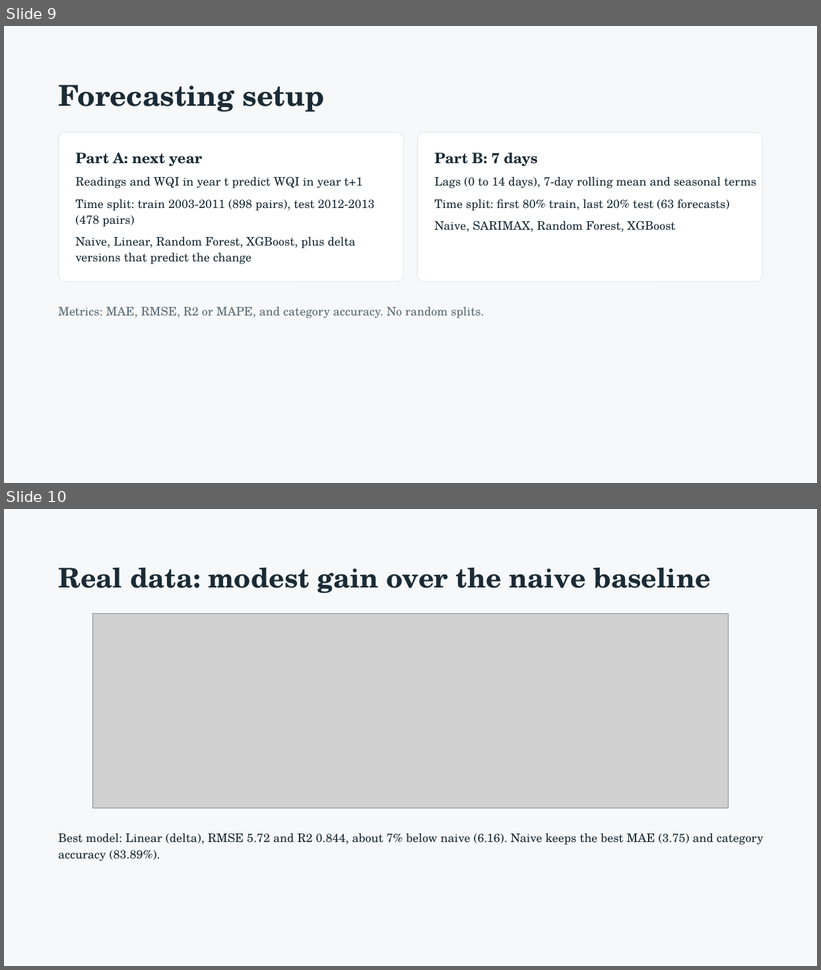
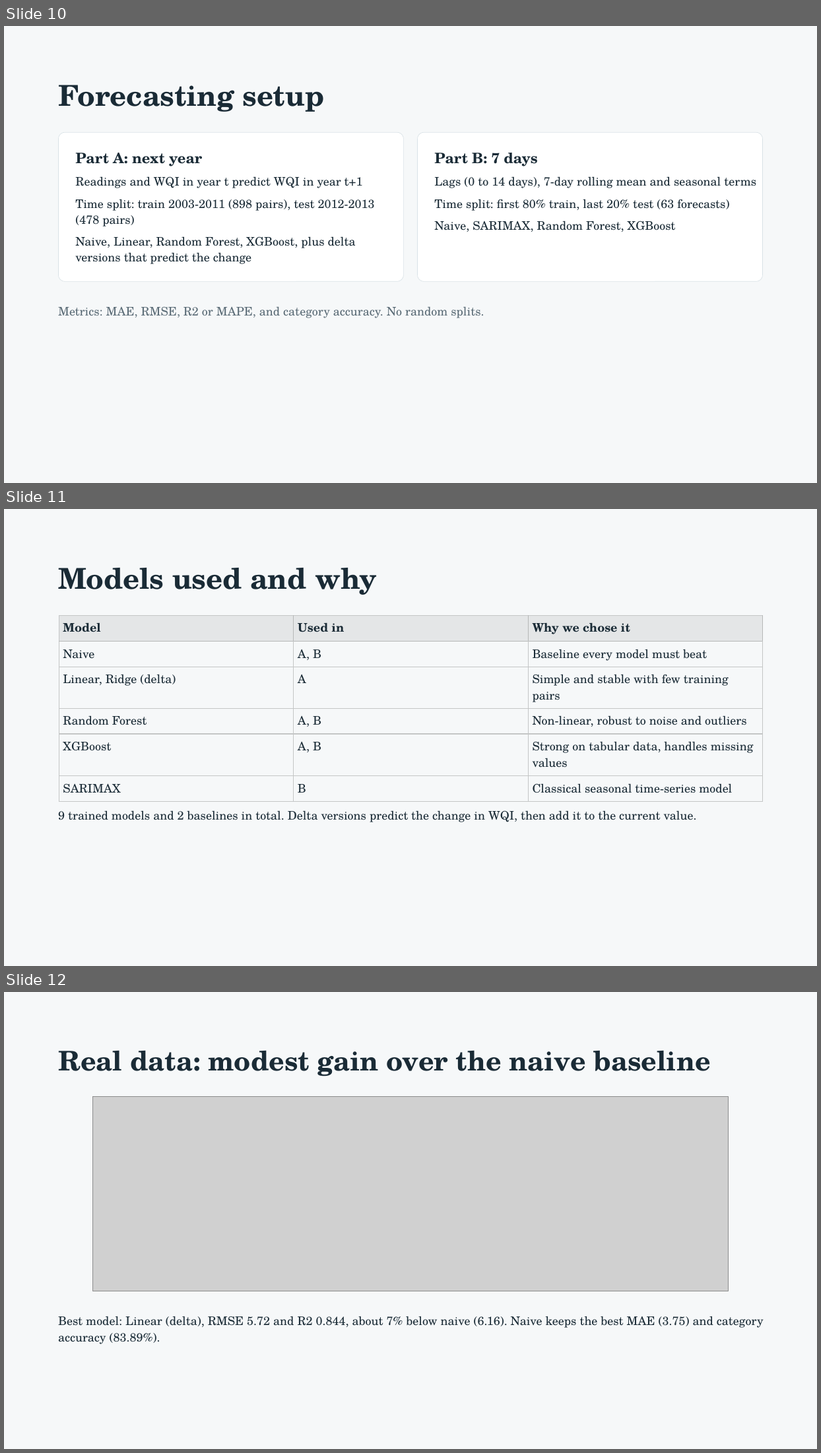
Before and after one commit to princesahu500000-cpu/ai-water-quality-forecasting, a slide deck: report/AI Water Quality Forecasting System - CSE276 CA1 (P18).pptx. Shown one above the other, each under a label of ours: slides 9 and 10 before the commit, slides 10, 11 and 12 after it. The pictures are 821x970 and 821x1453 pixels, drawn with LibreOffice and Linux fonts; fonts in the diff are those of the drawing; grey boxes stand for pictures. Boxes give left, top, right and bottom in pixels: in the first picture for what was removed or moved away, otherwise in the second. Text is boxed around its words. In the diff, an @@ line names an element or a change of style, - is before the commit and + after.

```diff
--- a/report/AI Water Quality Forecasting System - CSE276 CA1 (P18).pptx
+++ b/report/AI Water Quality Forecasting System - CSE276 CA1 (P18).pptx
@@ slide 11 added at box(4, 509, 817, 966), background #F6F8F9 @@
@@ title added at box(58, 568, 377, 595), 34 pt, text #1A2B36, bold @@
+Models used and why
@@ table added at box(59, 616, 764, 796), 6 rows, 3 columns @@
+Model | Used in | Why we chose it
+Naive | A, B | Baseline every model must beat
+Linear, Ridge (delta) | A | Simple and stable with few training pairs
+Random Forest | A, B | Non-linear, robust to noise and outliers
+XGBoost | A, B | Strong on tabular data, handles missing values
+SARIMAX | B | Classical seasonal time-series model
@@ text added at box(58, 811, 697, 823), 14 pt, text #1A2B36 @@
+9 trained models and 2 baselines in total. Delta versions predict the change in WQI, then add it to the current value.
@@ what was slide 9 is now slide 10 @@
@@ what was slide 10 is now slide 12 @@
```
Also in this commit, not shown: 4 slides changed, 3 other slides added, 1 other file.
